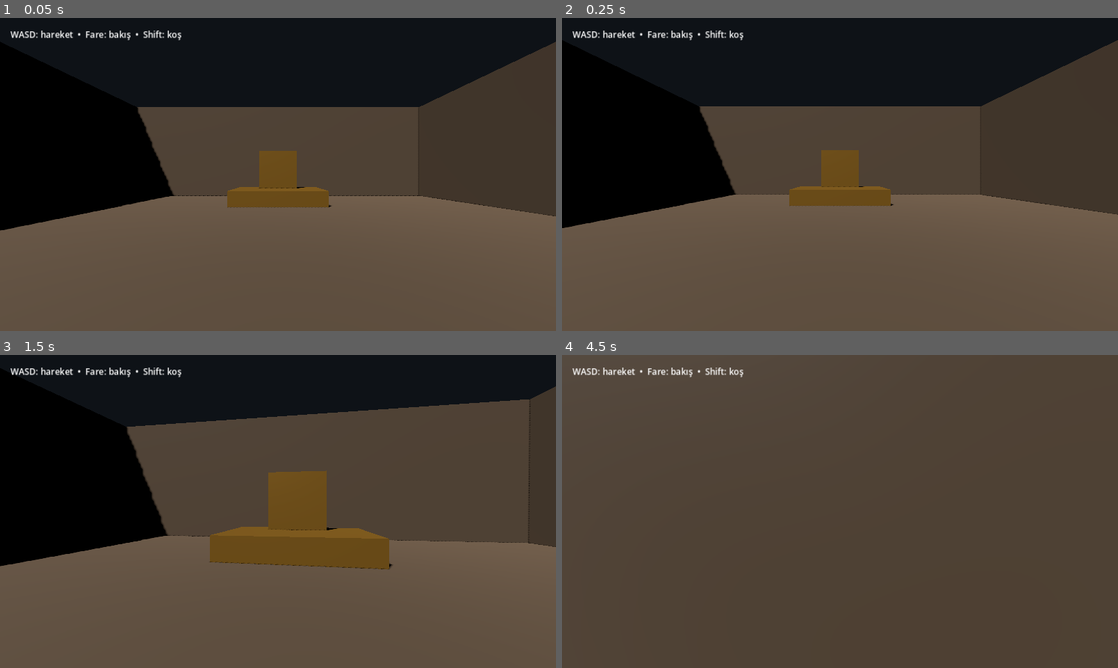
Above: before the commit, frames 1-4 (two rows, left to right).
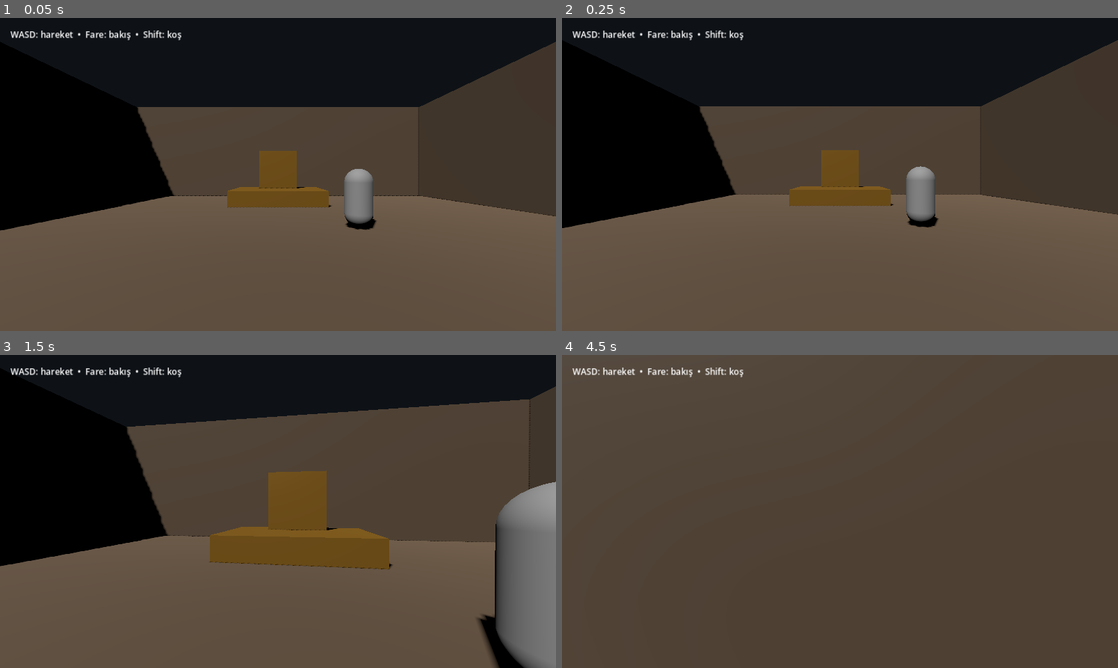
Above: after the commit, the same moments.

Repository: Yusuf-72/Dheu
Game: Godot game, scene res://scenes/palace.tscn
The game is run twice, just before and just after one commit, with the same random seed, the same clock (stepped at 60 frames per second) and the same inputs.
Inputs (mouse positions are in pixels of both pictures, inside the frame that each line leads up to):
- Up to frame 1 (0.05 s): no input
- Up to frame 2 (0.25 s): no input
- Up to frame 3 (1.5 s): tap Enter at 0.5 s; move the mouse to (305, 511) at 0.52 s; hold E (interact) 0.53-1.28 s; hold W (move_forward) from 0.53 s (still down); move the mouse to (250, 511) at 1.27 s; tap Shift at 1.35 s
- Up to frame 4 (4.5 s): keep holding W (move_forward); move the mouse to (851, 505) at 2.02 s; hold E (interact) 2.03-2.78 s; move the mouse to (834, 517) at 2.77 s; tap Shift at 2.85, 4.35 s; move the mouse to (878, 514) at 3.52 s; hold E (interact) 3.53-4.28 s; tap Space at 4.25 s; move the mouse to (795, 508) at 4.27 s

The runs differ from the first frame. In frame 1, 0.9% of the frame differs, in the area x 61-68%, y 48-68%; in frame 2, 0.9%; in frame 3, 5.7%, in the area x 85-100%, y 40-100%; in frame 4, less than 0.1%.

Commit message:
Connect palace manager and ambassador system

Diff:
--- a/godot/scenes/palace.tscn
+++ b/godot/scenes/palace.tscn
@@ -1,6 +1,7 @@
 [gd_scene load_steps=5 format=3]
 
 [ext_resource type="Script" path="res://scripts/palace_controller.gd" id="1"]
+[ext_resource type="Script" path="res://scripts/palace_manager.gd" id="2"]
 
 [sub_resource type="StandardMaterial3D" id="Stone"]
 albedo_color = Color(0.36, 0.29, 0.22, 1)
@@ -16,6 +17,7 @@
 height = 1.8
 
 [node name="Palace" type="Node3D"]
+script = ExtResource("2")
 
 [node name="WorldEnvironment" type="WorldEnvironment" parent="."]
 
